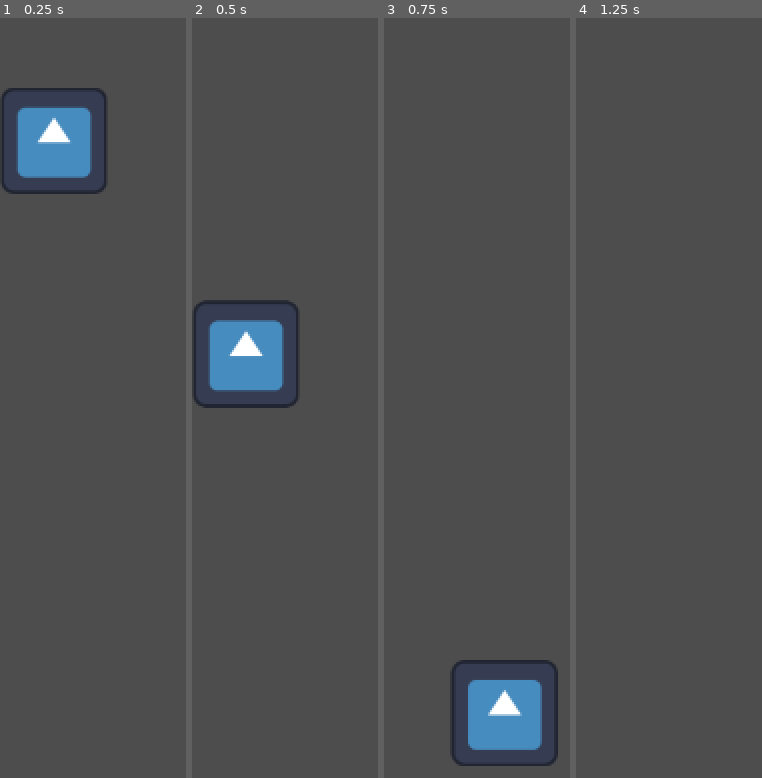
Above: before the commit, frames 1-4 (left to right).
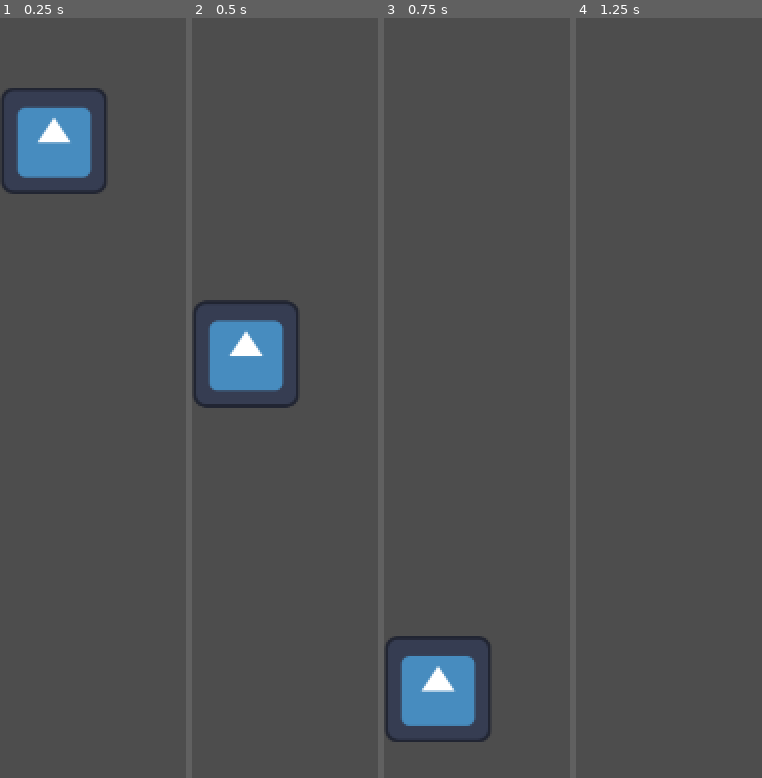
Above: after the commit, the same moments.

Repository: KidFast/Kitty-Kombat
Game: Godot game, scene res://Scenes/MultiPlayer.tscn
Same seed, same stepped clock (60 frames per second), same inputs: the game is played once before the commit and once after it. The engine's default icon, where the game draws it, is replaced by a stand-in: a white triangle on a blue panel in a dark square.
Inputs:
- Up to frame 1 (0.25 s): no input
- Up to frame 2 (0.5 s): no input
- Up to frame 3 (0.75 s): hold D (p1_right) from 0.53 s (still down); tap H (p1_heavy_attack) at 0.6 s
- Up to frame 4 (1.25 s): keep holding D (p1_right)

Frames 1-2 are identical in both runs. In frame 3, 8.5% of the frame differs, in the area x 1-94%, y 81-99%; in frame 4, nothing differs.
Error after the commit: Invalid access to property or key 'animation_finished' on a base object of type 'null instance'. (res://Scripts/player.gd:24)

Commit message:
animations complete

Diff:
--- a/kitty-kombat/Scenes/Player.tscn
+++ /dev/null
@@ -1,19 +0,0 @@
-[gd_scene load_steps=4 format=3 uid="uid://blhb0uvwniq2g"]
-
-[ext_resource type="Script" uid="uid://dgwmugfpafdsx" path="res://Scripts/player.gd" id="1_kyqiw"]
-[ext_resource type="Texture2D" uid="uid://oekldwpam57i" path="res://Sprites/Player/sofiCat/SofiCat_s1.png" id="2_kyqiw"]
-
-[sub_resource type="RectangleShape2D" id="RectangleShape2D_gntrk"]
-size = Vector2(370, 540)
-
-[node name="CharacterBody2D" type="CharacterBody2D"]
-script = ExtResource("1_kyqiw")
-
-[node name="CollisionShape2D" type="CollisionShape2D" parent="."]
-position = Vector2(218, 271)
-shape = SubResource("RectangleShape2D_gntrk")
-
-[node name="Sprite2D" type="Sprite2D" parent="."]
-position = Vector2(214, 275.00003)
-scale = Vector2(0.50874996, 0.48909092)
-texture = ExtResource("2_kyqiw")
--- /dev/null
+++ b/kitty-kombat/Scenes/healthBars.tscn
@@ -0,0 +1,3 @@
+[gd_scene format=3 uid="uid://bohkjx7pcatip"]
+
+[node name="HealthBars" type="Node2D"]
--- a/kitty-kombat/Scenes/player_test.tscn
+++ b/kitty-kombat/Scenes/player_test.tscn
@@ -1,6 +1,6 @@
 [gd_scene load_steps=3 format=3 uid="uid://ca1p7ngmt8e4c"]
 
-[ext_resource type="PackedScene" uid="uid://blhb0uvwniq2g" path="res://Scenes/Player.tscn" id="1_xjjte"]
+[ext_resource type="PackedScene" uid="uid://blhb0uvwniq2g" path="res://Scenes/sofiCat.tscn" id="1_xjjte"]
 
 [sub_resource type="RectangleShape2D" id="RectangleShape2D_xjjte"]
 size = Vector2(508.88205, 374.00275)
--- /dev/null
+++ b/kitty-kombat/Scenes/sofiCat.tscn
@@ -0,0 +1,92 @@
+[gd_scene load_steps=13 format=3 uid="uid://blhb0uvwniq2g"]
+
+[ext_resource type="Script" uid="uid://dgwmugfpafdsx" path="res://Scripts/player.gd" id="1_kyqiw"]
+[ext_resource type="Texture2D" uid="uid://b07vqiodve44c" path="res://Sprites/Player/sofiCat/heavy_attack/sofi_heavy1.png" id="3_ksbbd"]
+[ext_resource type="Texture2D" uid="uid://ct3axwdtp0iqd" path="res://Sprites/Player/sofiCat/idle/SofiCat_idle.png" id="3_yoq75"]
+[ext_resource type="Texture2D" uid="uid://byiv1bis8h6if" path="res://Sprites/Player/sofiCat/heavy_attack/sofi_heavy2.png" id="4_glx4g"]
+[ext_resource type="Texture2D" uid="uid://bn8pdhcdu2sh4" path="res://Sprites/Player/sofiCat/light_attack/SofiCat_s1.png" id="7_glx4g"]
+[ext_resource type="Texture2D" uid="uid://buxua5nb1xgjv" path="res://Sprites/Player/sofiCat/walking/sofi_walking_left.png" id="7_miouo"]
+[ext_resource type="Texture2D" uid="uid://ckaoemkiivp6y" path="res://Sprites/Player/sofiCat/light_attack/SofiCat_s2.png" id="8_miouo"]
+[ext_resource type="Texture2D" uid="uid://dfu8p78nniamr" path="res://Sprites/Player/sofiCat/idle/SofiCat_s1.png" id="8_o3h8g"]
+[ext_resource type="Texture2D" uid="uid://dt2ttyoxfog8" path="res://Sprites/Player/sofiCat/walking/sofi_walking_right.png" id="9_1e7my"]
+[ext_resource type="Texture2D" uid="uid://oekldwpam57i" path="res://Sprites/Player/sofiCat/light_attack/SofiCat_s3.png" id="9_o3h8g"]
+[ext_resource type="Texture2D" uid="uid://b36i8nno60qik" path="res://Sprites/Player/sofiCat/light_attack/SofiCat_s4.png" id="10_1e7my"]
+
+[sub_resource type="SpriteFrames" id="SpriteFrames_arntx"]
+animations = [{
+"frames": [{
+"duration": 1.0,
+"texture": ExtResource("8_o3h8g")
+}, {
+"duration": 2.0,
+"texture": ExtResource("3_ksbbd")
+}, {
+"duration": 1.5,
+"texture": ExtResource("4_glx4g")
+}],
+"loop": false,
+"name": &"heavy_attack",
+"speed": 5.0
+}, {
+"frames": [{
+"duration": 3.0,
+"texture": ExtResource("3_yoq75")
+}, {
+"duration": 3.0,
+"texture": ExtResource("8_o3h8g")
+}],
+"loop": true,
+"name": &"idle",
+"speed": 5.0
+}, {
+"frames": [{
+"duration": 1.0,
+"texture": ExtResource("7_glx4g")
+}, {
+"duration": 0.5,
+"texture": ExtResource("8_miouo")
+}, {
+"duration": 1.2,
+"texture": ExtResource("9_o3h8g")
+}, {
+"duration": 1.5,
+"texture": ExtResource("10_1e7my")
+}, {
+"duration": 1.0,
+"texture": ExtResource("9_o3h8g")
+}],
+"loop": false,
+"name": &"light_attack",
+"speed": 5.0
+}, {
+"frames": [{
+"duration": 0.8,
+"texture": ExtResource("7_miouo")
+}, {
+"duration": 0.8,
+"texture": ExtResource("8_o3h8g")
+}, {
+"duration": 0.8,
+"texture": ExtResource("9_1e7my")
+}, {
+"duration": 0.8,
+"texture": ExtResource("8_o3h8g")
+}],
+"loop": true,
+"name": &"walking",
+"speed": 5.0
+}]
+
+[node name="CharacterBody2D" type="CharacterBody2D"]
+script = ExtResource("1_kyqiw")
+
+[node name="AnimatedSprite2D" type="AnimatedSprite2D" parent="."]
+position = Vector2(240, 308.5)
+scale = Vector2(0.4, 0.43545455)
+sprite_frames = SubResource("SpriteFrames_arntx")
+animation = &"light_attack"
+
+[node name="CollisionPolygon2D" type="CollisionPolygon2D" parent="."]
+position = Vector2(239.88731, 303.5867)
+scale = Vector2(0.42341134, 0.4456426)
+polygon = PackedVector2Array(-150, -481, 136, -499, 308, -594, 351, -587, 409, -324, 312, 4, 279, 12, 331, 199, 261, 542, -279, 542, -403, 181, -271, 0, -392, -189, -374, -333, -425, -464, -304, -546, -203, -544)
--- a/kitty-kombat/Scripts/player.gd
+++ b/kitty-kombat/Scripts/player.gd
@@ -1,22 +1,36 @@
 extends CharacterBody2D
 
 @export var player_number : int
+@onready var animated_sprite: AnimatedSprite2D = $AnimatedSprite2D
 
 #movement variables
 @export var speed = 400
 @export var dash_speed = 1400
 
-const jump_velocity = -400
+const jump_velocity = -1800
 
 var dash_direction = Vector2(1,0)
 var can_dash = true
 var dashing = false
+
+var attacking = false
 
 #fight variables
 var health = 100
 var light_attack_dmg = 5
 var heavy_attack_dmg = 15
 
+func _ready():
+	animated_sprite.animation_finished.connect(_on_animation_finished)
+
+func _on_animation_finished():
+	if animated_sprite.animation in ["light_attack", "heavy_attack"]:
+		attacking = false
+
+		if velocity == Vector2.ZERO:
+			animated_sprite.play("idle")
+		else:
+			animated_sprite.play("walking")
 
 #dash mechanic
 func dash():
@@ -41,8 +55,13 @@
 
 #getting movement input
 func get_input():
-	if dashing:			#doesn't accept input while dashing
+	if dashing or attacking:			#doesn't accept input while dashing or attacking
 		return
+
+	if velocity == Vector2.ZERO:
+		animated_sprite.play("idle")
+	else:
+		animated_sprite.play("walking")
 
 	var input_direction
 	input_direction = Input.get_vector("p%s_left" % [player_number], "p%s_right" % [player_number], "p%s_up" % [player_number], "p%s_down" % [player_number])
@@ -56,6 +75,16 @@
 	if Input.is_action_just_pressed("p%s_up" % [player_number]) and is_on_floor():
 		velocity.y = jump_velocity
 
+	if Input.is_action_just_pressed("p%s_light_attack" % [player_number]) and not attacking:
+		print("Light attack started")
+		attacking = true
+		animated_sprite.play("light_attack")
+
+	if Input.is_action_just_pressed("p%s_heavy_attack" % [player_number]) and not attacking:
+		print("Heavy attack started")
+		attacking = true
+		animated_sprite.play("heavy_attack")
+
 	dash()
 	get_input()
 	move_and_slide()
Binary file removed: kitty-kombat/Sprites/Player/sofiCat/frames/light_attack/SofiCat_s3.png
Binary file removed: kitty-kombat/Sprites/Player/sofiCat/frames/light_attack/SofiCat_s4.png
Binary file added: kitty-kombat/Sprites/Player/sofiCat/heavy_attack/sofi_heavy1.png
Not shown, changed: kitty-kombat/Sprites/Player/sofiCat/heavy_attack/sofi_heavy1.png.import
Binary file added: kitty-kombat/Sprites/Player/sofiCat/heavy_attack/sofi_heavy2.png
Not shown, added: kitty-kombat/Sprites/Player/sofiCat/heavy_attack/sofi_heavy2.png.import
Renamed: kitty-kombat/Sprites/Player/sofiCat/frames/light_attack/SofiCat_s1.png -> kitty-kombat/Sprites/Player/sofiCat/light_attack/SofiCat_s1.png
Not shown, changed: kitty-kombat/Sprites/Player/sofiCat/light_attack/SofiCat_s1.png.import
Renamed: kitty-kombat/Sprites/Player/sofiCat/frames/light_attack/SofiCat_s2.png -> kitty-kombat/Sprites/Player/sofiCat/light_attack/SofiCat_s2.png
Not shown, changed: kitty-kombat/Sprites/Player/sofiCat/light_attack/SofiCat_s2.png.import
Binary file added: kitty-kombat/Sprites/Player/sofiCat/light_attack/SofiCat_s3.png
Not shown, added: kitty-kombat/Sprites/Player/sofiCat/light_attack/SofiCat_s3.png.import
(and 5 more such lines)
